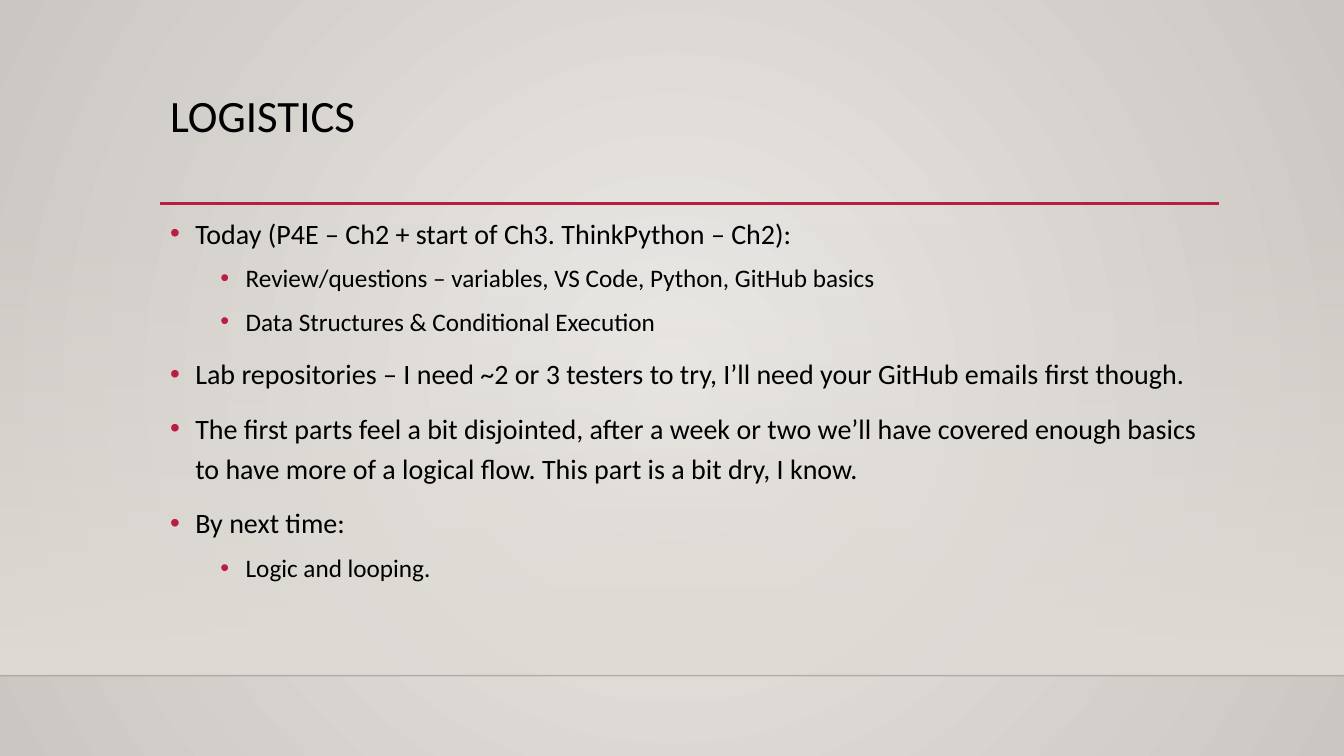
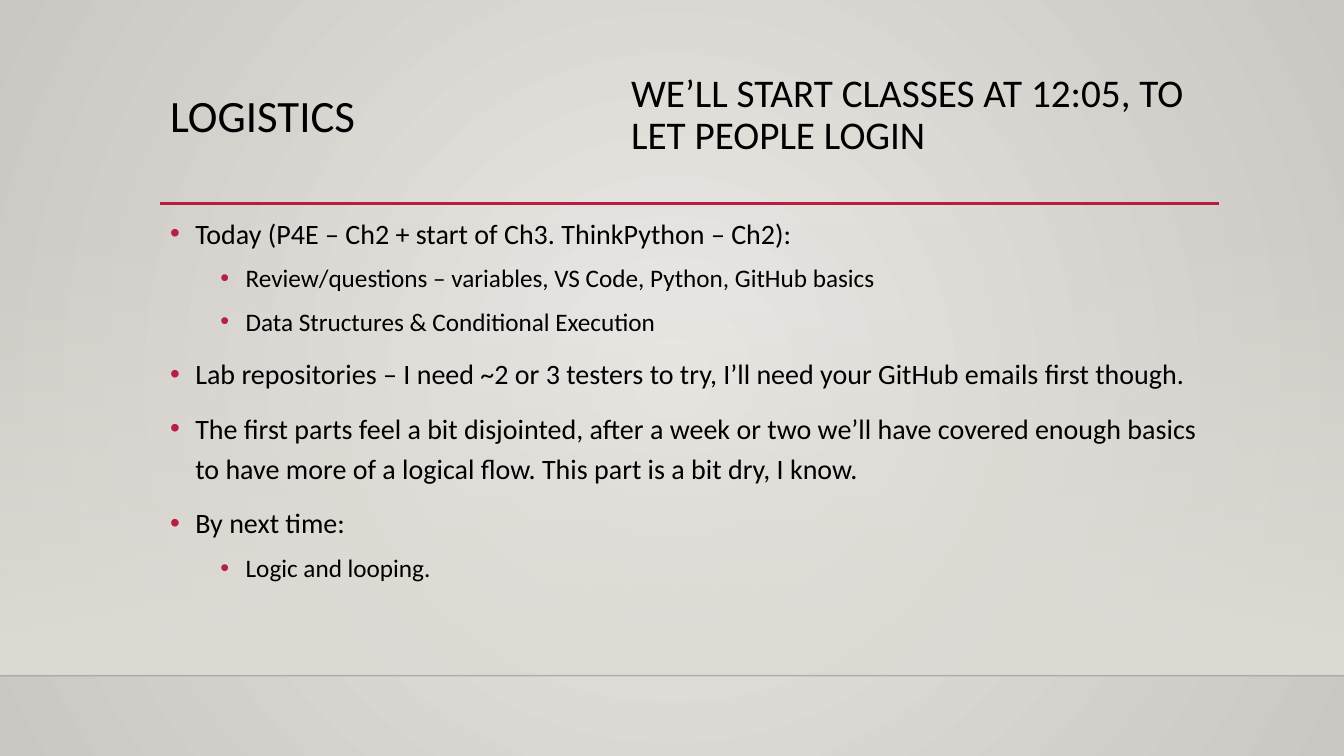
Before and after one commit to AkeemSemperDataScience/Programming_Basics_for_Machine_Learning_Students, a slide deck: slide 2 of reference_material/slides/002_vars_and_control.pptx. Drawn at 1344x756 pixels with LibreOffice and Linux fonts; fonts in the diff are those of the drawing; background and template pictures are left out. Boxes give left, top, right and bottom in pixels: in the first picture for what was removed or moved away, otherwise in the second. Text is boxed around its words. In the diff, an @@ line names an element or a change of style, - is before the commit and + after.

```diff
--- a/reference_material/slides/002_vars_and_control.pptx
+++ b/reference_material/slides/002_vars_and_control.pptx
@@ text added at <box>631,79,1183,150</box>, 28 pt, text #000000 @@
+WE’LL START CLASSES AT 12:05, TO LET PEOPLE LOGIN
```
Also in this commit, not shown: 1 other file.
